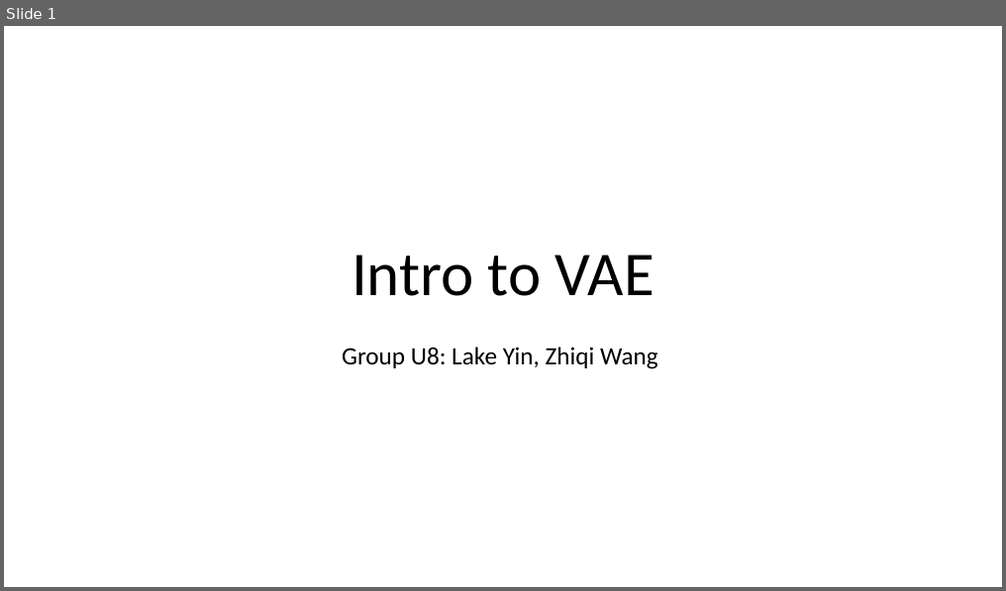
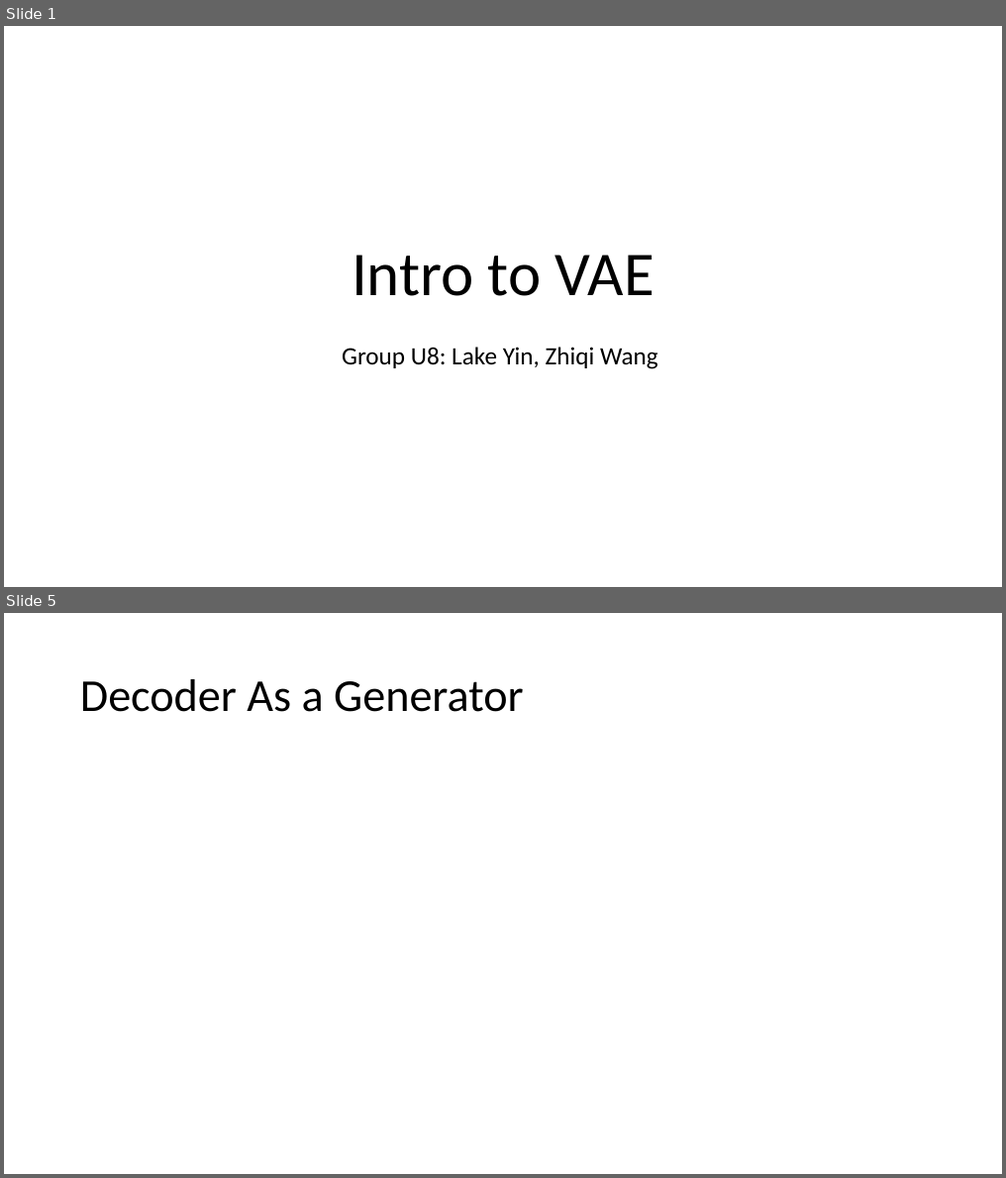
Before and after one commit to ZhiqiEliWang/csci4968-VAE-project, a slide deck: Lecture Note/lecture-slides.pptx. Shown one above the other, each under a label of ours: slide 1 before the commit, slides 1 and 5 after it; the slides between them are not shown. The pictures are 1006x591 and 1006x1178 pixels, drawn with LibreOffice and Linux fonts; fonts in the diff are those of the drawing; grey boxes stand for pictures. Boxes give left, top, right and bottom in pixels: in the first picture for what was removed or moved away, otherwise in the second. Text is boxed around its words. In the diff, an @@ line names an element or a change of style, - is before the commit and + after.

```diff
--- a/Lecture Note/lecture-slides.pptx
+++ b/Lecture Note/lecture-slides.pptx
@@ slide 5 added at (4,613,1002,1174), background #FFFFFF @@
@@ title added at (80,679,524,712), 44 pt, text #000000 @@
+Decoder As a Generator
```
Also in this commit, not shown: 1 slide changed, 4 other slides added, 1 slide removed, 2 other files.
